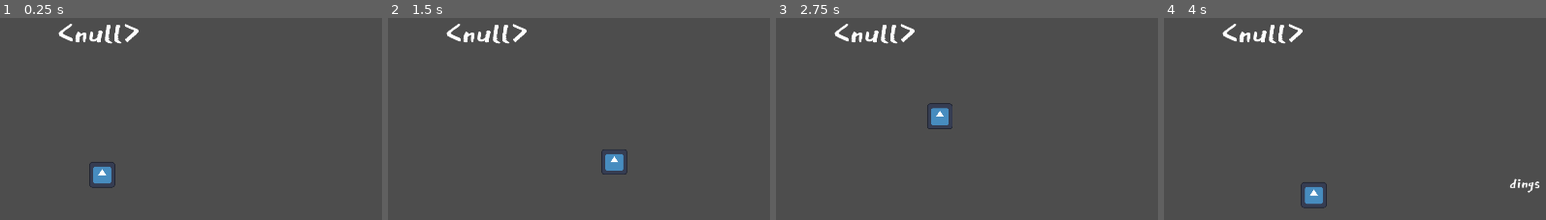
Above: before the commit, frames 1-4 (left to right).
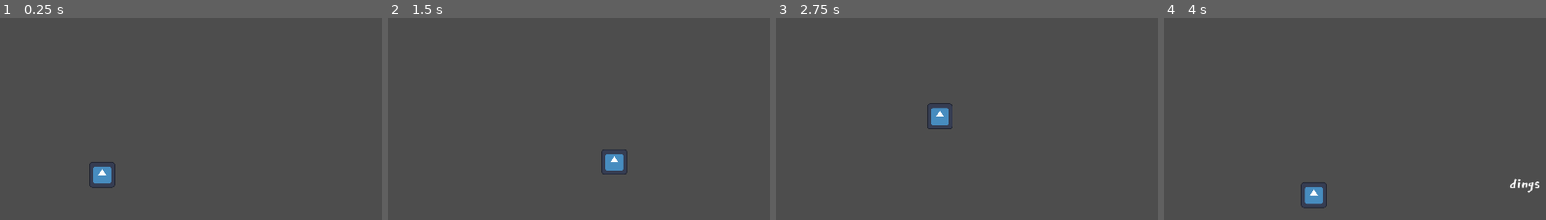
Above: after the commit, the same moments.

Repository: Relapson/Point-N-Click
Game: Godot game, scene res://scene_2.tscn
The game is run twice, just before and just after one commit, with the same random seed, the same clock (stepped at 60 frames per second) and the same inputs. This scene is started directly instead of the project's main scene. The engine's default icon, where the game draws it, is replaced by a stand-in: a white triangle on a blue panel in a dark square.
Inputs (mouse positions are in pixels of both pictures, inside the frame that each line leads up to):
- Up to frame 1 (0.25 s): no input
- Up to frame 2 (1.5 s): tap Enter at 0.5 s; move the mouse to (701, 159) at 0.52 s; click (701, 159) at 0.6 s; move the mouse to (outside the picture) at 1.27 s; right-click (outside the picture) at 1.35 s; click (outside the picture) at 1.42 s
- Up to frame 3 (2.75 s): move the mouse to (963, 20) at 2.02 s; click (963, 20) at 2.1 s
- Up to frame 4 (4 s): tap Space at 2.75 s; move the mouse to (1232, 203) at 2.77 s; right-click (1232, 203) at 2.85 s; click (1232, 203) at 2.92 s; move the mouse to (1503, 181) at 3.52 s; click (1503, 181) at 3.6 s

The runs differ from the first frame. In frame 1, 0.7% of the frame differs, in the area x 15-37%, y 2-13%; in frame 2, 0.7%; in frame 3, 0.7%; in frame 4, 0.7%.
Error before the commit: Invalid type in function 'set_text' in base 'Label'. Cannot convert argument 1 from Nil to String. (res://Control/leave_area_hotspot.gd:11)

Commit message:
doppelklicken wieder fixed

Diff:
--- a/Control/leave_area_hotspot.gd
+++ b/Control/leave_area_hotspot.gd
@@ -1,4 +1,6 @@
 extends Area2D
+
+signal inside
 
 @export_file var next_room # ERROR: nicht die packed scene, sondern den pfad dazu referenzieren
 @export var exit_position: Vector2
@@ -8,17 +10,17 @@
 # area left variable einführen, damit spieler durch die selbe stelle den bereich verlassen/betreten kann
 
 func _ready():
-	$RoomName.set_text(next_room)
+	$RoomName.set_text(next_room if next_room != null else "")
 	$RoomName.hide()
 
 func _on_input_event(_viewport, event, _shape_idx):
 	# check for doubleclick for instant scene transition
 	if event is InputEventMouseButton:
-		if event.get_button_index() == 1 and body_in_area:
-			body_in_area = false
+		if event.double_click:
 			RoomLoader.goto_scene(next_room)
 			return
-		if event.double_click:
+		if (event.get_button_index() == 1 and body_in_area) or (event.get_button_index() == 1 and await inside):
+			body_in_area = false
 			RoomLoader.goto_scene(next_room)
 			return
 
@@ -27,6 +29,7 @@
 	if body.name == "Player":
 		body_in_area = true
 		print(body_in_area)
+		inside.emit()
 
 func _on_player_body_exited(body):
 	if body.name == "Player":
--- a/Control/room_loader.gd
+++ b/Control/room_loader.gd
@@ -9,7 +9,7 @@
 func goto_scene(path):
 	call_deferred("_deferred_goto_scene", path)
 
-func _deferred_goto_scene(path:String):
+func _deferred_goto_scene(path):
 	# free current scene
 	current_scene.free()
 	# load new scene
--- a/scene_2.tscn
+++ b/scene_2.tscn
@@ -39,6 +39,7 @@
 
 [node name="LeaveAreaHotspot" parent="." instance=ExtResource("4_tvvqn")]
 position = Vector2(9, -220)
+next_room = "res://main.tscn"
 
 [node name="CollisionPolygon2D" parent="LeaveAreaHotspot" index="0"]
 polygon = PackedVector2Array(811, 492, 683, 750, 1145, 768, 990, 480)
